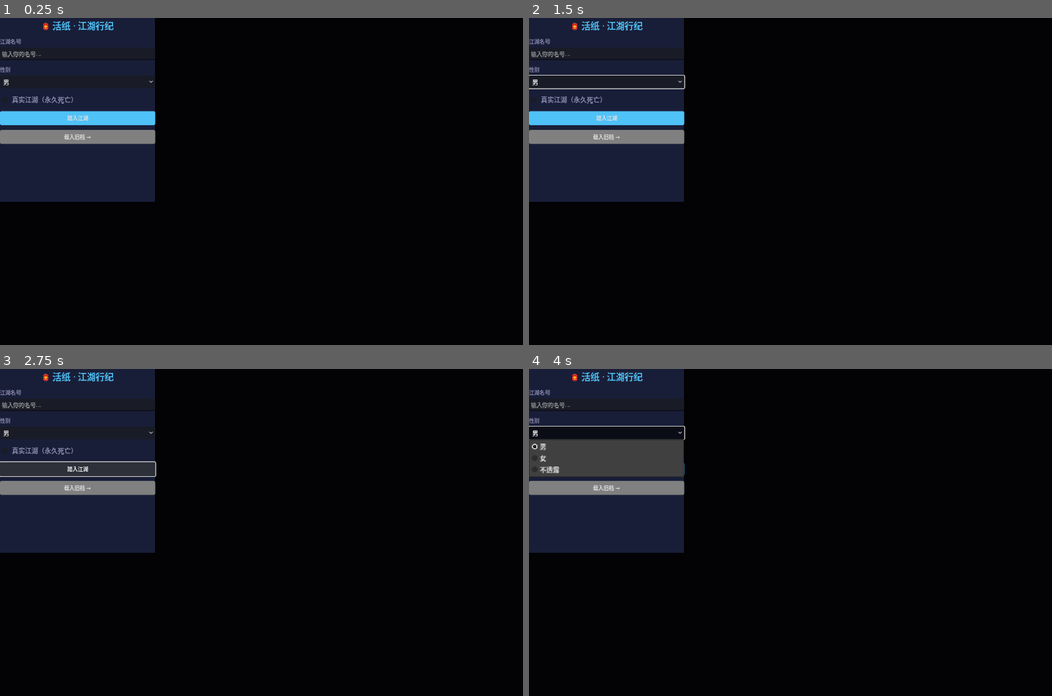
Above: before the commit, frames 1-4 (two rows, left to right).
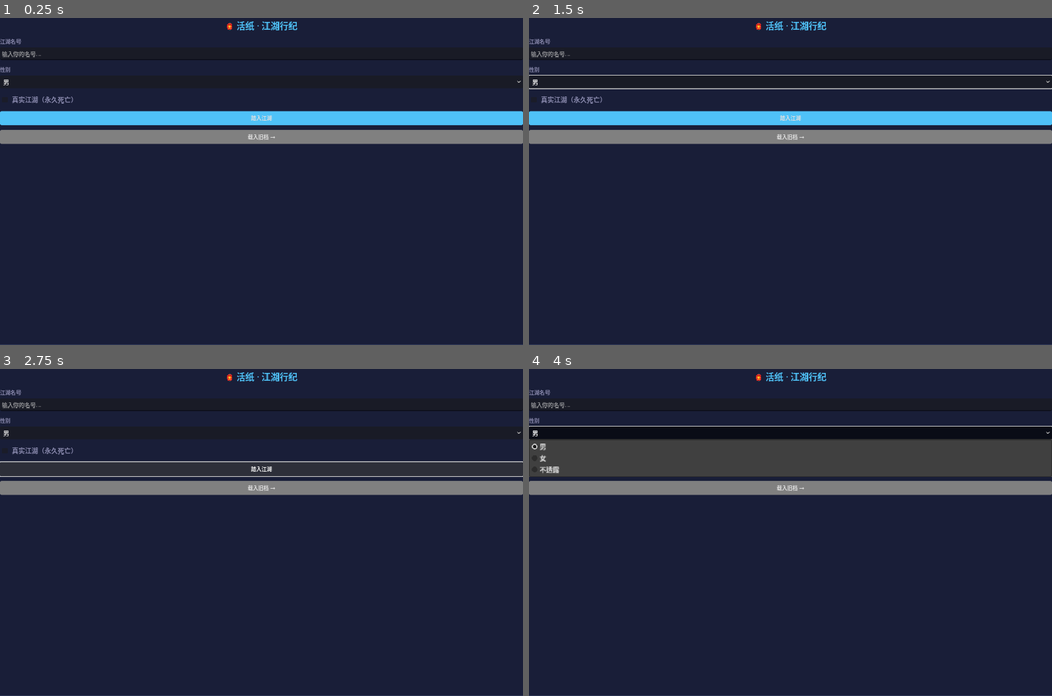
Above: after the commit, the same moments.

Repository: ZaneWilliamsMiller/ai_world_demo
Game: Godot game, scene res://scenes/game.tscn
Two runs of this game, one before a commit and one after it. Both use one fixed random seed, a clock stepped at 60 frames per second and the inputs below.
Inputs:
- Up to frame 1 (0.25 s): no input
- Up to frame 2 (1.5 s): click "男" at 0.5 s; click "真实江湖（永久死亡）" at 1.25 s
- Up to frame 3 (2.75 s): click "踏入江湖" at 2 s
- Up to frame 4 (4 s): click "载入旧档 →" at 2.75 s; click "男" at 3.5 s

The runs differ from the first frame. In frame 1, 84% of the frame differs, in the area x 0-100%, y 0-100%; in frame 2, 84%; in frame 3, 84%; in frame 4, 81%.
Error in both runs: Invalid call. Nonexistent function 'is_valid' in base 'Nil'. (res://scripts/api_client.gd:71)

Commit message:
fix: fullscreen login panel + debug traces for hello() API flow

Diff:
--- a/godot/scripts/game_manager.gd
+++ b/godot/scripts/game_manager.gd
@@ -47,6 +47,7 @@
 
 func hello(p_name: String, p_gender: String, p_permadeath: bool) -> void:
 	"""Start a new game."""
+	print("[GM] hello() called: name=%s gender=%s permadeath=%s" % [p_name, p_gender, p_permadeath])
 	player_id = "godot_%d" % (Time.get_unix_time_from_system())
 	display_name = p_name
 
@@ -56,7 +57,9 @@
 		"gender": p_gender,
 		"permadeath": p_permadeath,
 	}
+	print("[GM] sending /api/hello request...")
 	var res: Dictionary = await ApiClient.request("/api/hello", "POST", body)
+	print("[GM] /api/hello response: %s" % JSON.stringify(res))
 
 	if res.has("error"):
 		system_message.emit("连接后端失败: %s" % res.get("error", "?"))
--- a/godot/scripts/main_game.gd
+++ b/godot/scripts/main_game.gd
@@ -102,17 +102,11 @@
 	overlay_bg.mouse_filter = Control.MOUSE_FILTER_IGNORE
 	_login_overlay.add_child(overlay_bg)
 
-	# Panel as direct child — center it next frame when size is known
+	# Full-screen centered panel — use entire overlay as the panel
 	var box := Panel.new()
-	box.custom_minimum_size = Vector2(380, 450)
-	box.size = Vector2(380, 450)
+	box.set_anchors_preset(PRESET_FULL_RECT)
 	_add_panel_style(box)
 	_login_overlay.add_child(box)
-	# Defer centering until after first layout pass
-	_login_overlay.resized.connect(func():
-		var ps: Vector2 = _login_overlay.size
-		box.position = (ps - Vector2(380, 450)) / 2.0
-	)
 	var vb := VBoxContainer.new()
 	vb.set_anchors_preset(PRESET_FULL_RECT)
 	vb.add_theme_constant_override("separation", 12)
@@ -148,7 +142,9 @@
 		var g: String = "未言"
 		var sel: int = gender_sel.get_selected_id()
 		if sel >= 0 and sel <= 2: g = ["男","女","未言"][sel]
+		print("[Game] calling GameManager.hello(%s, %s, %s)" % [nm, g, pd_cb.button_pressed])
 		GameManager.hello(nm, g, pd_cb.button_pressed)
+		print("[Game] hello() returned (async — UI switch via logged_in signal)")
 	)
 	vb.add_child(start_btn)
 
